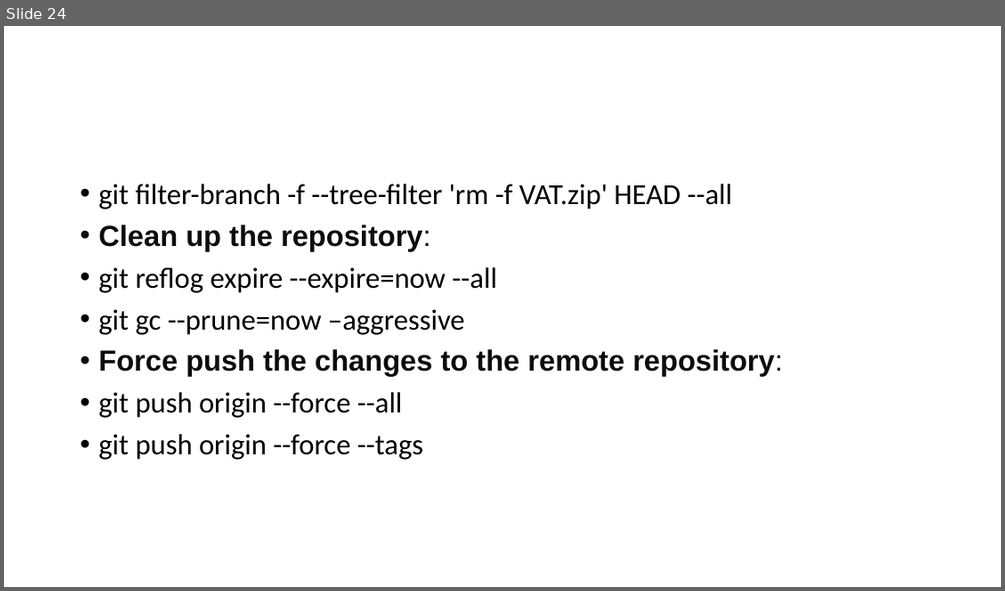
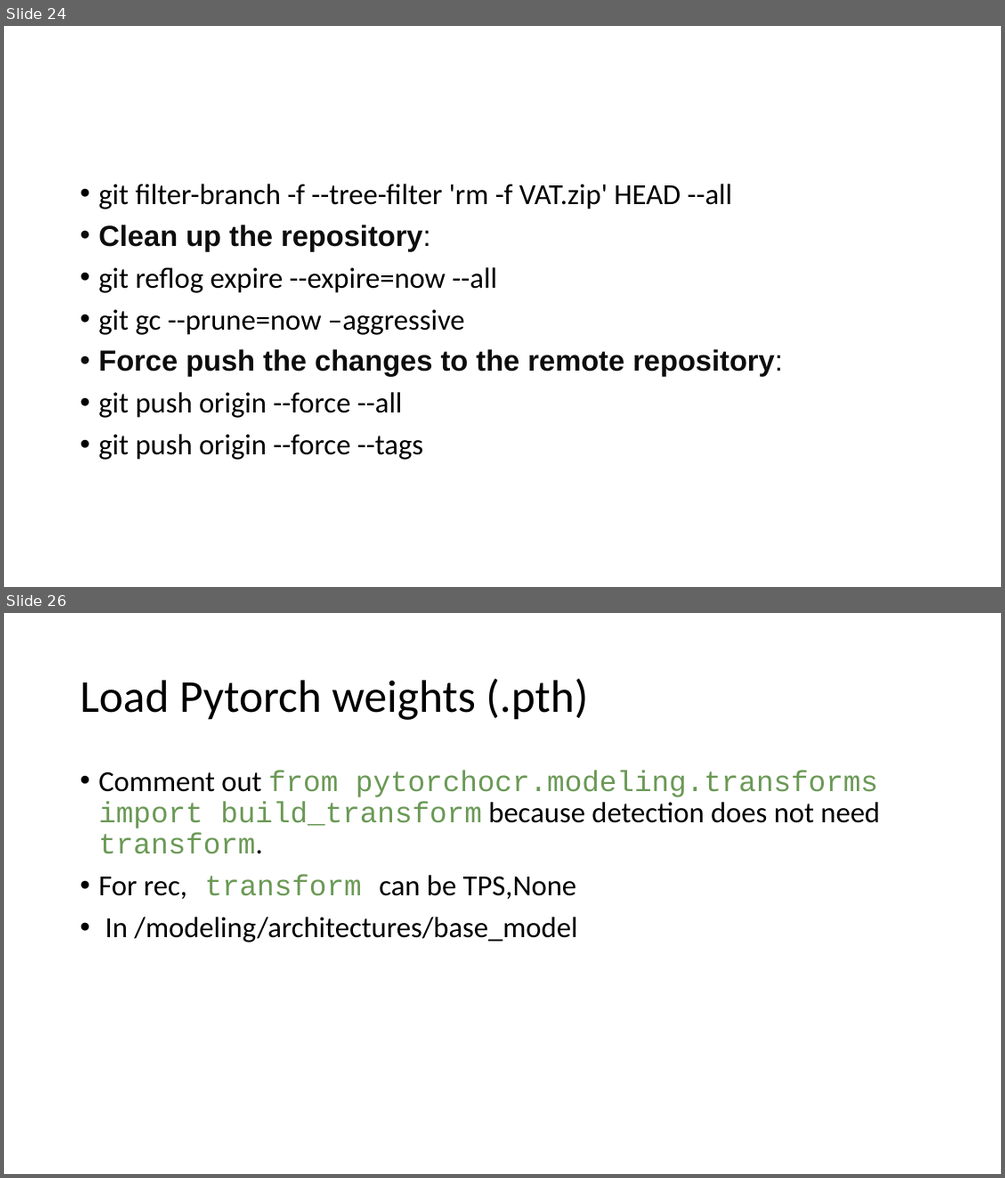
Before and after one commit to Ping-ChenTsai417/ocr_training_det, a slide deck: Torch_train.pptx. Shown one above the other, each under a label of ours: slide 24 before the commit, slides 24 and 26 after it; the slides between them are not shown. The pictures are 1005x591 and 1005x1178 pixels, drawn with LibreOffice and Linux fonts; fonts in the diff are those of the drawing. Boxes give left, top, right and bottom in pixels: in the first picture for what was removed or moved away, otherwise in the second. Text is boxed around its words. In the diff, an @@ line names an element or a change of style, - is before the commit and + after.

Commit message:
new architecture

```diff
--- a/Torch_train.pptx
+++ b/Torch_train.pptx
@@ slide 26 added at (x1=4, y1=613, x2=1001, y2=1174), background #FFFFFF @@
@@ title added at (x1=80, y1=678, x2=588, y2=720), 44 pt, text #000000 @@
+Load Pytorch weights (.pth)
@@ text added at (x1=98, y1=770, x2=880, y2=942), 28 pt, text #000000 @@
+• Comment out from pytorchocr.modeling.transforms import build_transform because detection does not need transform.
+• For rec, transform can be TPS,None
+• In /modeling/architectures/base_model
```
Also in this commit, not shown: 1 other slide added, 16 other files.
